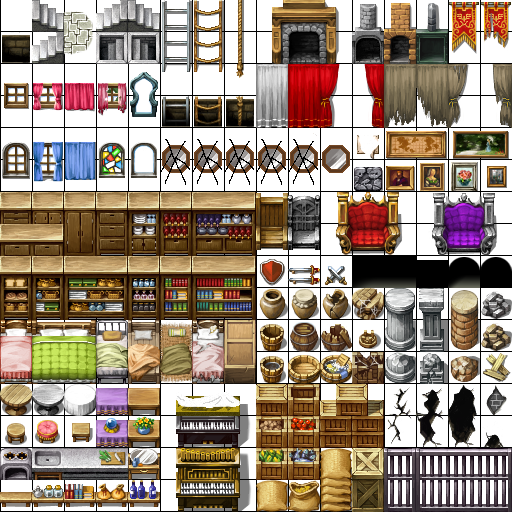
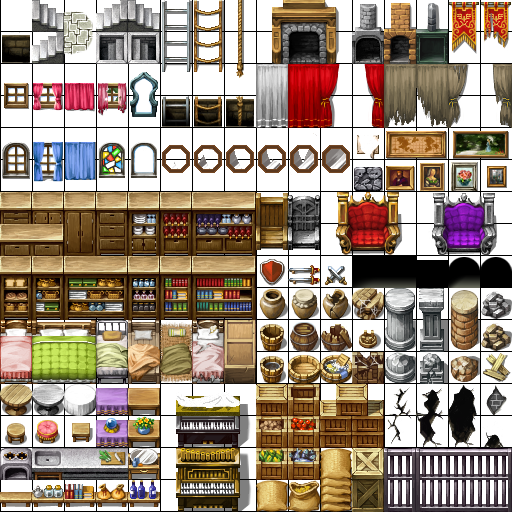
Before/after of a 512 x 512 layered artwork. What changed in the layer stack:
hid "Lager 5" over (289, 139, 318, 185)
hid "Lager 4" over (161, 139, 190, 185)
hid "Lager 3" over (193, 139, 222, 185)
hid "Lager 2" over (225, 139, 254, 185)
hid "mhm" over (257, 139, 286, 185)
removed layer "Lager 1" over (294, 149, 314, 169)
painted on "Mirror5" over (298, 149, 309, 162)
painted on "Mirror4" over (266, 149, 282, 165)
painted on "Mirror3" over (234, 149, 250, 169)
painted on "Mirror2" over (198, 148, 299, 169)
painted on "Mirror1" over (166, 149, 186, 169)
painted on "Lager 0" over (166, 150, 250, 167)
